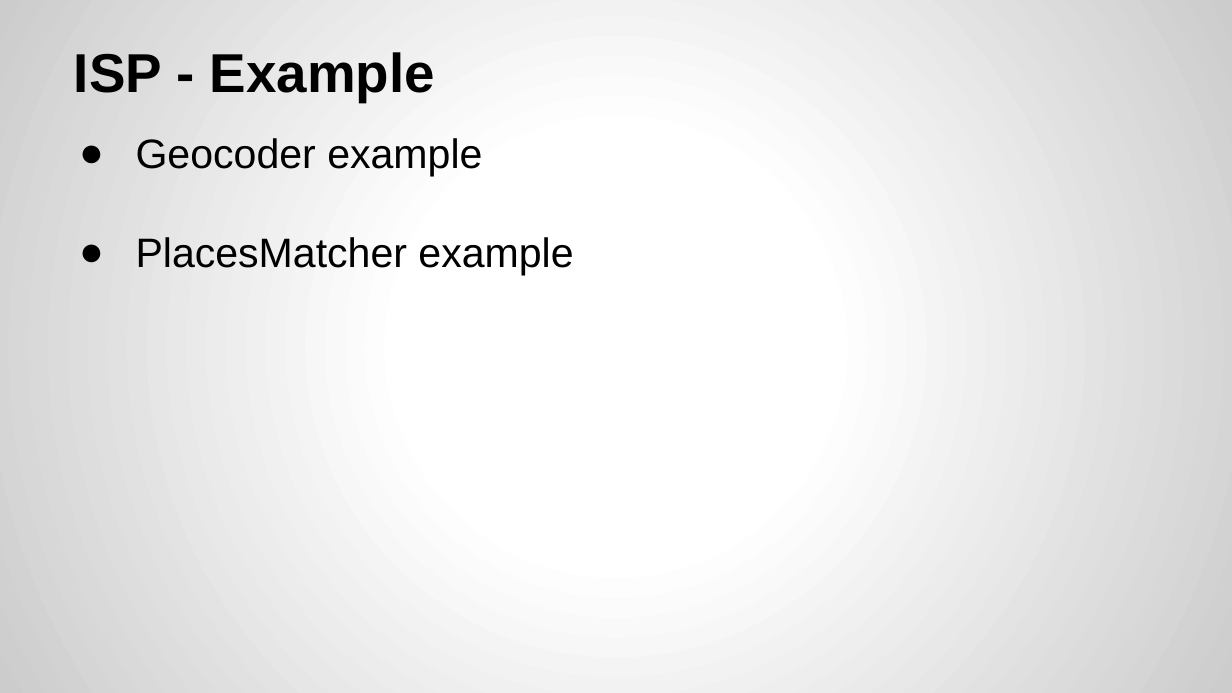
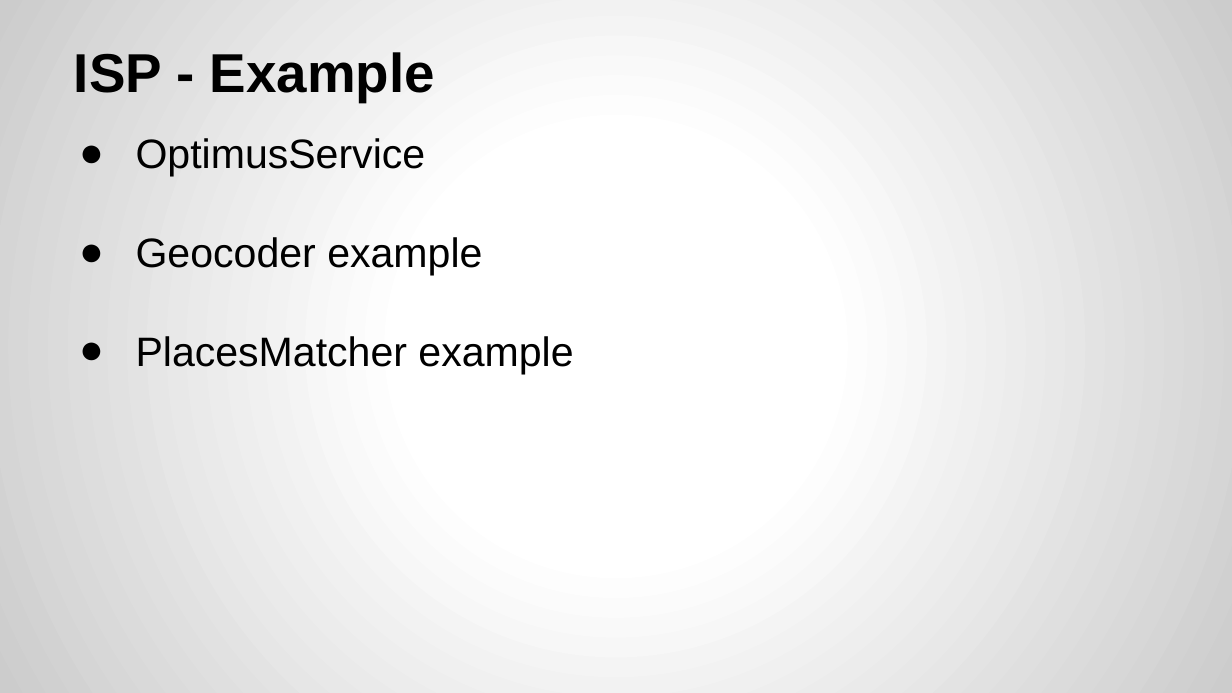
Before and after one commit to yogeshrnaik/presentations, a slide deck: slide 37 of Software Design Principles.pptx. Drawn at 1232x693 pixels with LibreOffice and Linux fonts; fonts in the diff are those of the drawing. Boxes give left, top, right and bottom in pixels: in the first picture for what was removed or moved away, otherwise in the second. Text is boxed around its words. In the diff, an @@ line names an element or a change of style, - is before the commit and + after.

Commit message:
OptimusService

```diff
--- a/Software Design Principles.pptx
+++ b/Software Design Principles.pptx
@@ text at (136, 138, 426, 177): paragraph added @@
+● OptimusService
```
